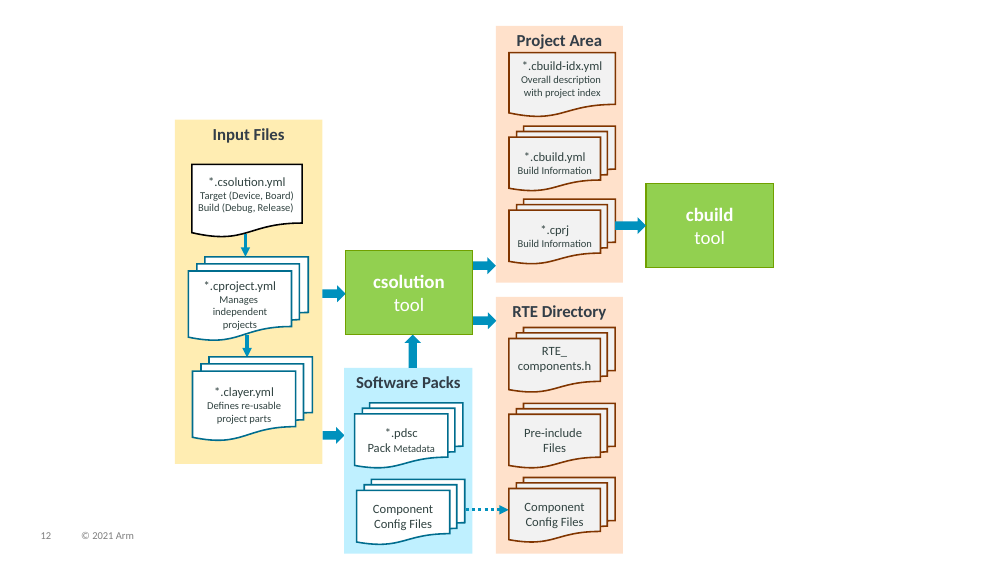
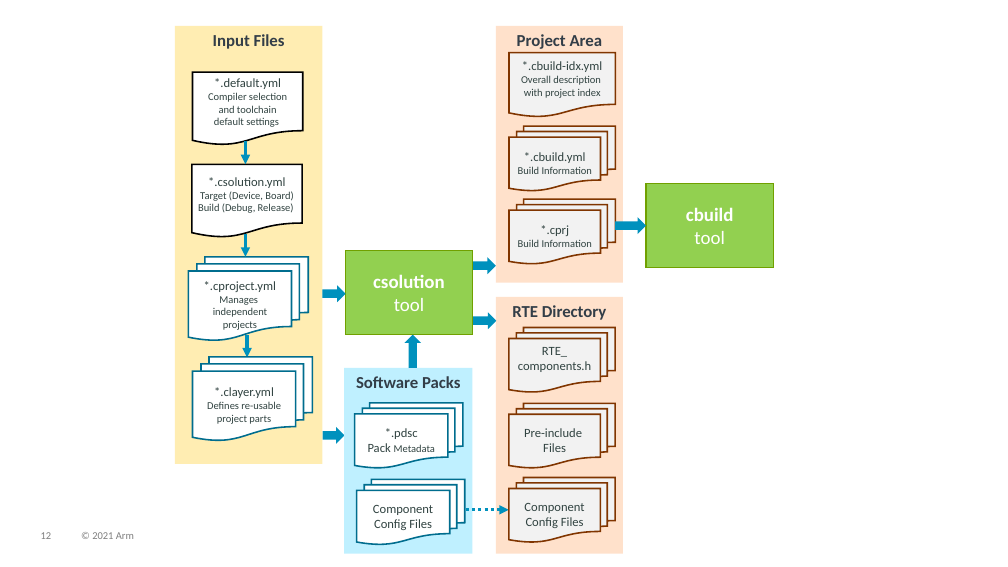
Before and after one commit to Open-CMSIS-Pack/devtools, a slide deck: slide 12 of tools/projmgr/docs/Manual/images/overview.pptx. Drawn at 1008x567 pixels with LibreOffice and Linux fonts; fonts in the diff are those of the drawing. Boxes give left, top, right and bottom in pixels: in the first picture for what was removed or moved away, otherwise in the second. Text is boxed around its words. In the diff, an @@ line names an element or a change of style, - is before the commit and + after.

```diff
--- a/tools/projmgr/docs/Manual/images/overview.pptx
+++ b/tools/projmgr/docs/Manual/images/overview.pptx
@@ rectangle "Input Files": place and size @@
-rectangle "Input Files" at (175,119,322,464)
+rectangle "Input Files" at (175,26,322,464)
@@ flow chart document added at (193,72,303,145), fill #FFFFFF, outline #000000 1.5 pt, 10 pt, text #314341 @@
+*.default.yml
+Compiler selection
+and toolchain
+default settings
@@ arrow added from (246, 141) to (246, 164), #0091BD 3 pt @@
```
Also in this commit, not shown: 3 slides added, 6 other files.
